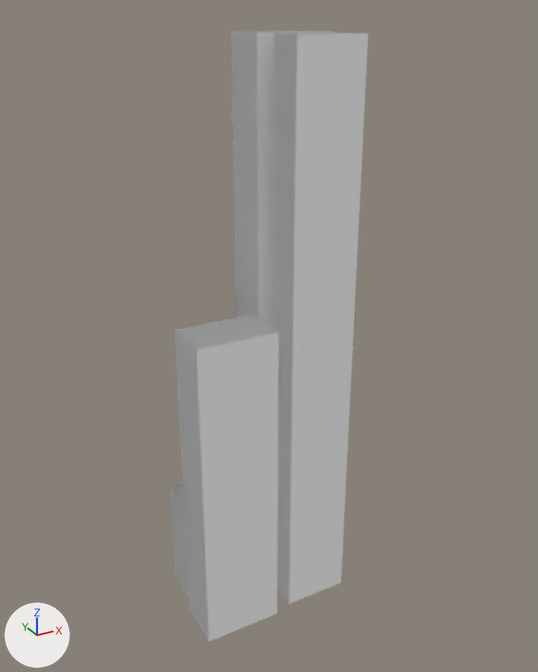
The glTF model assets/models/city_block_12345_6_24.glb: old version first, new version second.
One viewpoint serves both versions: a camera (50 mm lens) standing at (-7.54, -14.34, 14.45) and looking at (0.33, -0.03, 7.3). Arrows for +X, +Y and +Z are at lower left; the lights stay in place. The older version comes first.

Objects in the first picture: 'block_24'.
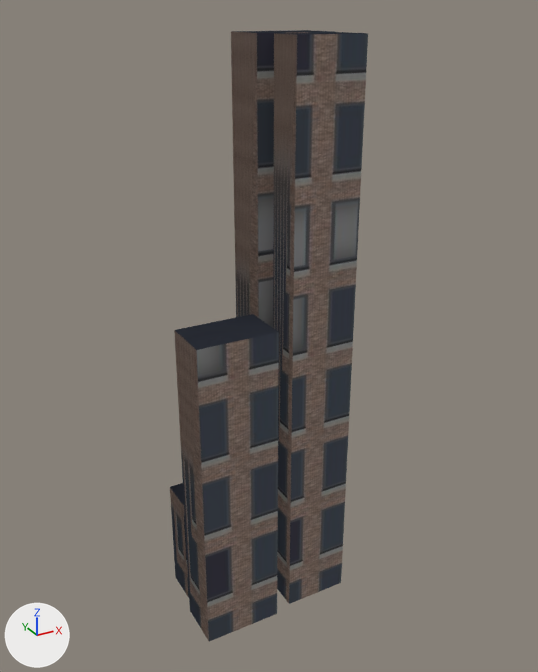
Boxes (x1, y1, x2, y2) around the edits, measured in the pictures (538 x 672 px):
'block_24', recoloured, surface changed (darker): (170, 30, 368, 641) in both
part 1 of me_block_24, recoloured (darker): (170, 483, 189, 598) in both
part 2 of me_block_24, recoloured (darker): (174, 314, 279, 641) in both
part 3 of me_block_24, recoloured (darker): (231, 30, 334, 328) in both
part 4 of me_block_24, recoloured (darker): (273, 32, 368, 604) in both
part 5 of me_block_24, surface changed (darker): (170, 30, 368, 641) in both

What the commit changed:
Picture 'Image_0' (img_image_0) is new.
Material 'tier1.003' (mat_tier1_003) is new.
Its texture is img_image_0.
Its roughness is 0.9.
Material 'tier1.002' (mat_tier1_002) is new.
Its texture is img_image_0.
Its roughness is 0.9.
Material 'tier1' (mat_tier1) is new.
Its texture is img_image_0.
Its roughness is 0.9.
Material 'tier1.001' (mat_tier1_001) is new.
Its texture is img_image_0.
Its roughness is 0.9.
me_block_24 has 32 vertices, 48 faces and spans x -2.1..2.1, y -1.35..1.35, z 0.0..14.0.
me_block_24 is used by ob_block_24; location (0.0, 0.0, 0.0).
me_block_24 part 1: all 12 faces centred in x -1.95..-0.3, y 0.3..1.2, z 0.0..3.0 switch from mat_default (white #ffffff) to mat_tier1 (picture img_image_0).
me_block_24 part 2: all 12 faces centred in x -2.1..-0.15, y -1.35..-0.15, z 0.0..8.0 switch from mat_default (white #ffffff) to mat_tier1_001 (picture img_image_0).
me_block_24 part 3: all 12 faces centred in x 0.15..2.1, y 0.15..1.35, z 0.0..14.0 switch from mat_default (white #ffffff) to mat_tier1_002 (picture img_image_0).
me_block_24 part 4: all 12 faces centred in x 0.3..1.95, y -1.2..-0.3, z 0.0..14.0 switch from mat_default (white #ffffff) to mat_tier1_003 (picture img_image_0).
me_block_24 part 5: texture (UV) coordinates of 48 of 48 faces, centred in x -2.1..2.1, y -1.35..1.35, z 0.0..14.0, changed; they spanned u 0.0..0.0, v 0.0..0.0 and now span u 0.0..0.16, v 0.0..1.17.
